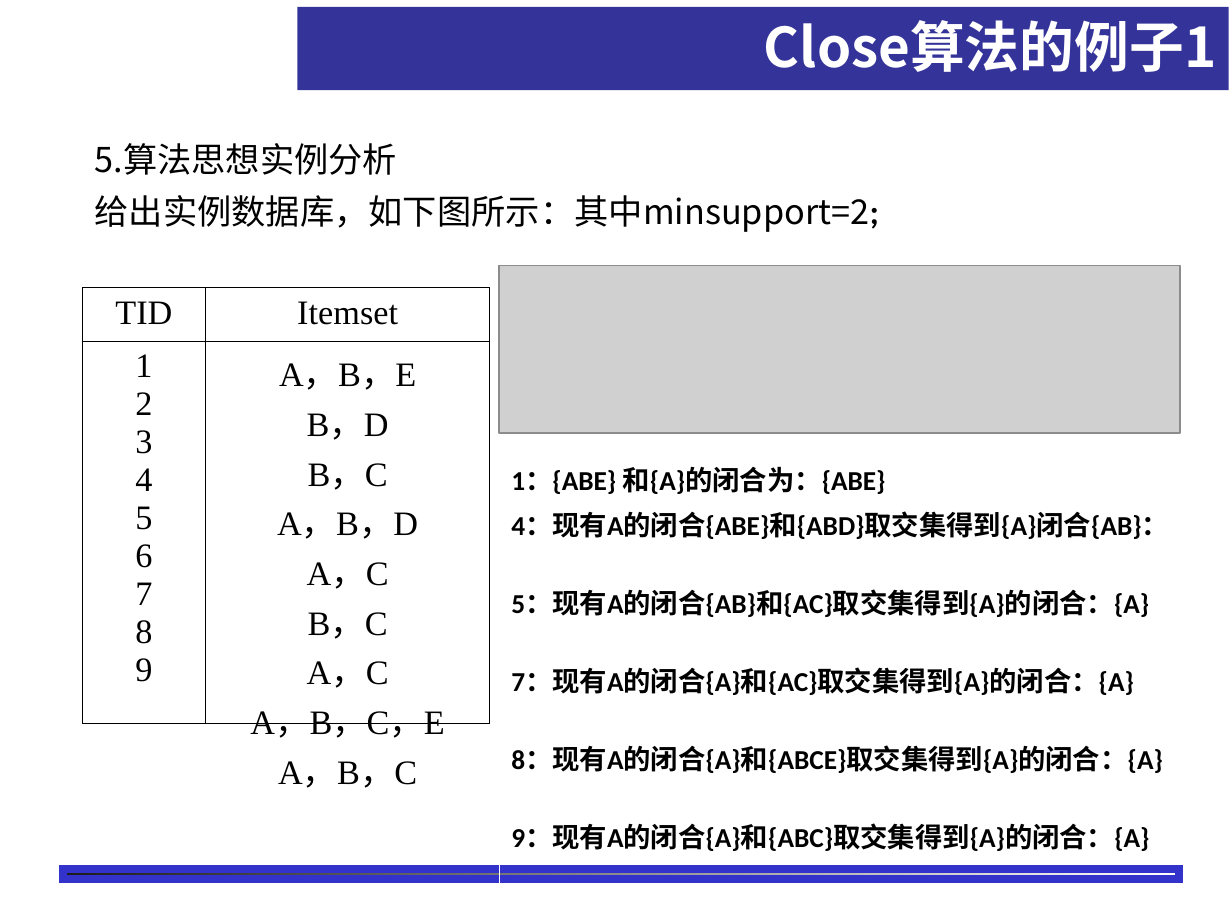
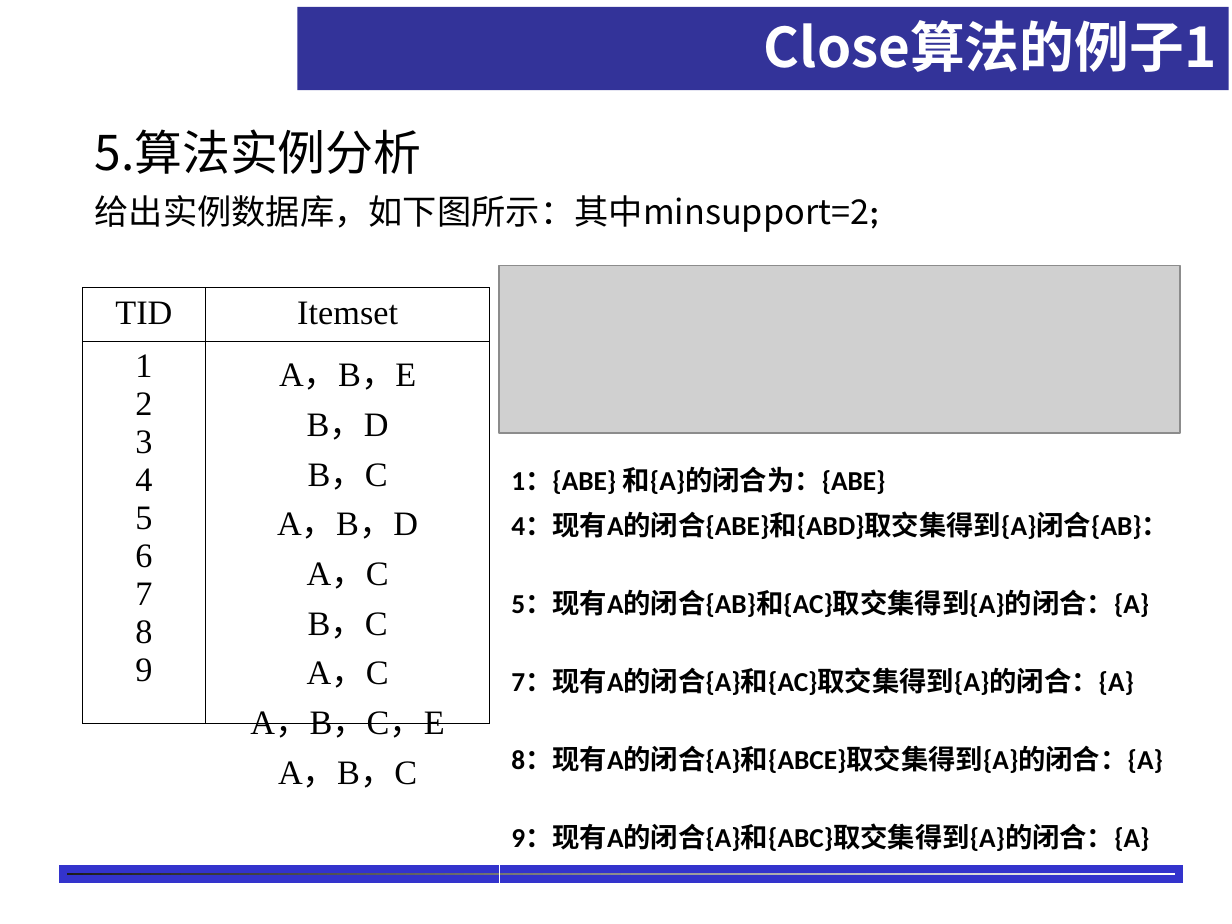
Before and after one commit to shfkuang/shfkuang.github.io, a slide deck: slide 16 of dm/ch3.2.ppt. Drawn at 1232x924 pixels with LibreOffice and Linux fonts; fonts in the diff are those of the drawing; grey boxes stand for pictures; background and template pictures are left out. Boxes give left, top, right and bottom in pixels: in the first picture for what was removed or moved away, otherwise in the second. Text is boxed around its words. In the diff, an @@ line names an element or a change of style, - is before the commit and + after.

```diff
--- a/dm/ch3.2.ppt
+++ b/dm/ch3.2.ppt
@@ text at <box>94,129,421,174</box>: text changed; size 20 to 28 pt; font Noto Sans CJK SC to Noto Sans CJK JP @@
-5.算法思想实例分析
+5.算法实例分析
```
Also in this commit, not shown: 6 other slides changed, 2 slides added, 2 other files.
